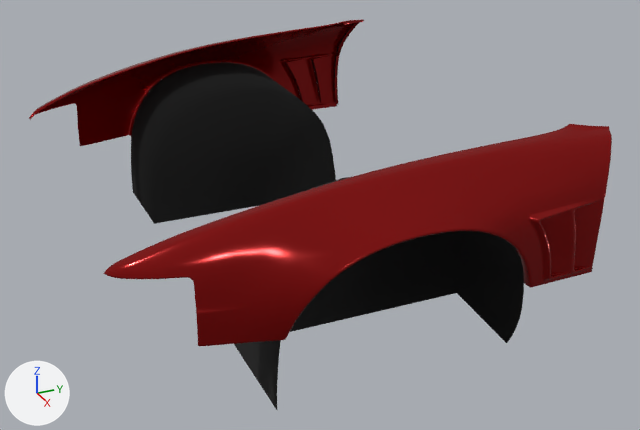
One commit to the glTF model content/cars/nissan_rs13/frontfenders_carmodifywonderglare.glb: the scene before it, then after it.
One viewpoint serves both versions: a 50 mm camera at (2.59, -2.26, 1.45) aimed at (0.11, -1.15, 0.21). Lighting does not change. The marker at lower left points along +X, +Y and +Z. Vertices at the same position are counted once.

The first picture shows 'Fenders', 'Undercarriage'.
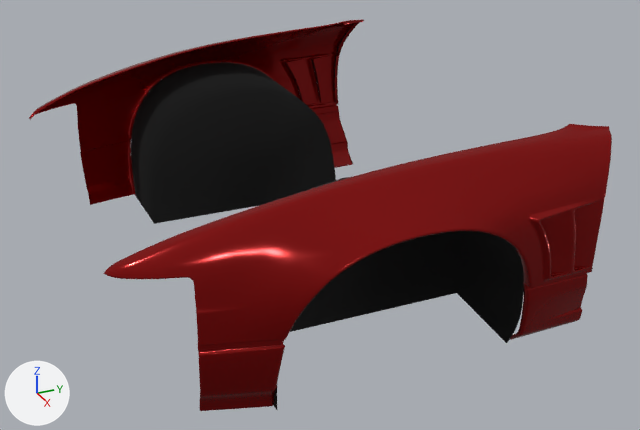
Commit message: Fix of frontfenders_carmodifywonderglare mesh for the nissan_rs13

Where the newer file only moved an object's origin or applied its transform, the numbers keep the older frame.

What changed in the scene script:
```text
Change me_fenders:
    used by ob_fenders; location = (0.0, 0.0, 0.0)
    remove me_fenders.from_pydata(...)  # 2494 vertices, 4581 faces; spans x -0.9..0.9, y -1.96..-0.55, z 0.24..0.65
    add me_fenders.from_pydata(...)  # 3740 vertices, 6845 faces; spans x -0.9..0.9, y -1.96..-0.55, z 0.0..0.65
    me_fenders part 1: a new loose piece of 352 vertices spanning x 0.74..0.84, y -0.85..-0.6, z 0.0..0.25, in mat_paint
    me_fenders part 2: a new loose piece of 352 vertices spanning x -0.84..-0.74, y -0.85..-0.6, z 0.0..0.25, in mat_paint
    me_fenders part 3: 1 vertex moved within x 0.83, y -1.57, z 0.25; 271 vertices added at x 0.73..0.83, y -1.78..-1.56, z 0.02..0.26
    me_fenders part 4: 271 vertices added at x -0.83..-0.73, y -1.78..-1.56, z 0.02..0.26
```

Location of each change, (x1, y1, x2, y2) in pixels of the pictures (640 x 430 px):
'Fenders', reshaped (20% taller): before (29, 20, 612, 346); after (29, 20, 612, 411)
part 1 of me_fenders, added (red): after (510, 273, 588, 340)
part 2 of me_fenders, added (red): after (311, 106, 353, 168)
part 3 of me_fenders, built on (red): after (197, 330, 285, 411)
part 4 of me_fenders, added (red): after (79, 134, 136, 205)
